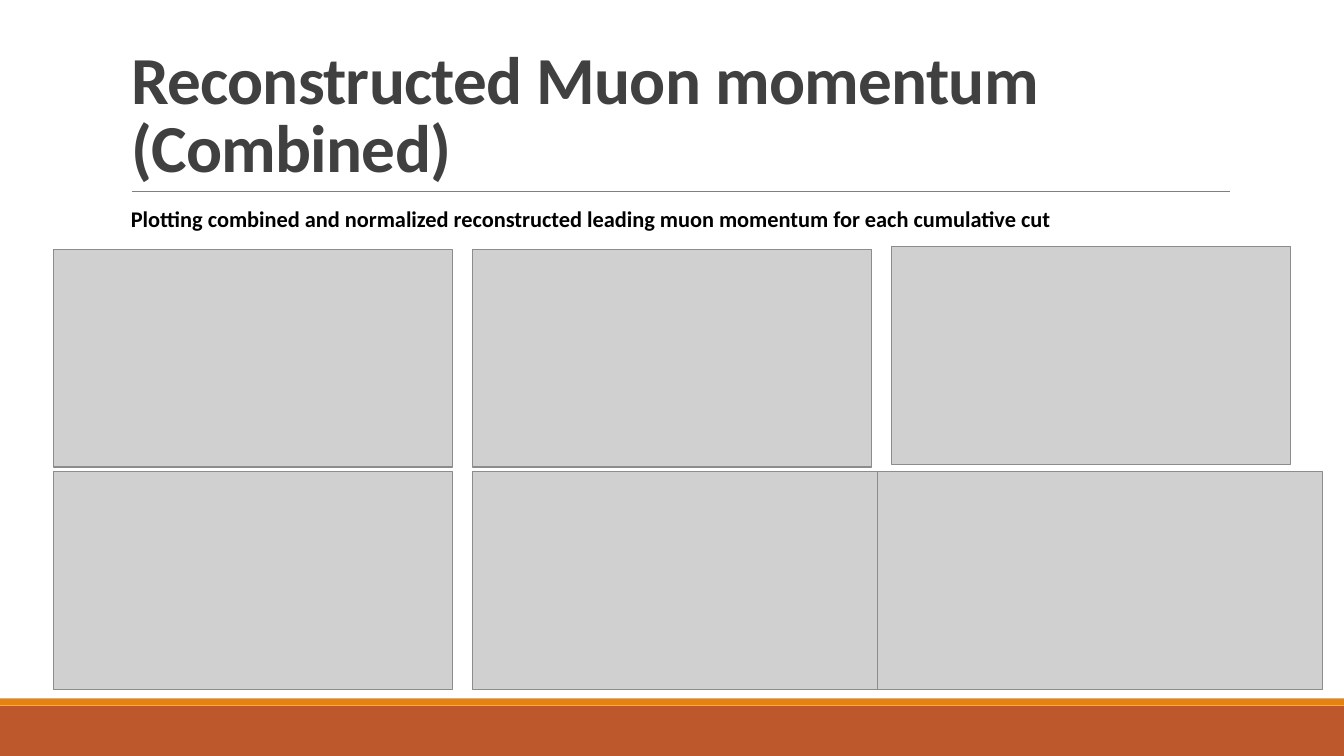
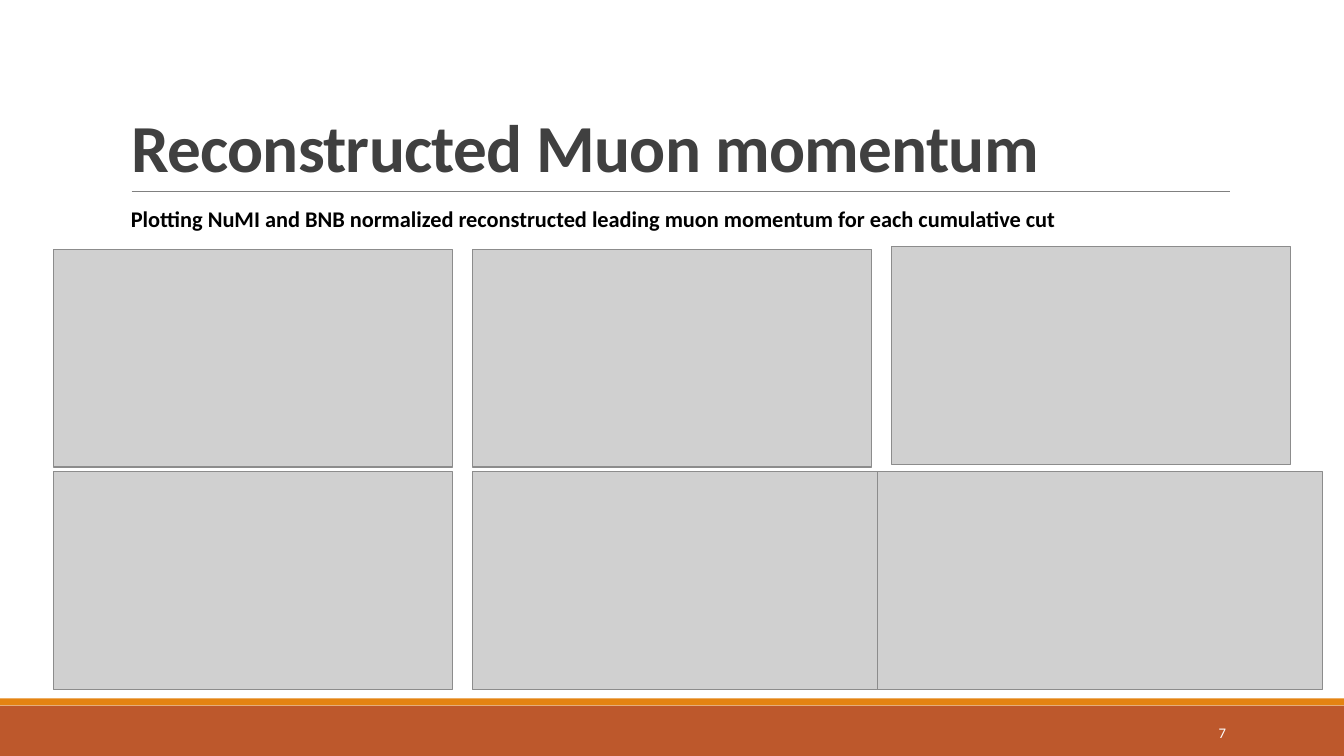
Before and after one commit to jordongalaxy-max/FYP_PYTHON_REAL, a slide deck: slide 7 of Update_Slides/FYP_Weekly_Update_Slides_Muon_Analysis.pptx (slide 5 before the commit). Drawn at 1344x756 pixels with LibreOffice and Linux fonts; fonts in the diff are those of the drawing; grey boxes stand for pictures. Boxes give left, top, right and bottom in pixels: in the first picture for what was removed or moved away, otherwise in the second. Text is boxed around its words. In the diff, an @@ line names an element or a change of style, - is before the commit and + after.

```diff
--- a/Update_Slides/FYP_Weekly_Update_Slides_Muon_Analysis.pptx
+++ b/Update_Slides/FYP_Weekly_Update_Slides_Muon_Analysis.pptx
@@ title at (131, 125, 1039, 173): text changed @@
-Reconstructed Muon momentum (Combined)
+Reconstructed Muon momentum
@@ text at (131, 211, 1055, 231): text changed @@
-Plotting combined and normalized reconstructed leading muon momentum for each cumulative cut
+Plotting NuMI and BNB normalized reconstructed leading muon momentum for each cumulative cut
@@ page number added at (1219, 728, 1226, 738), 10.5 pt, text #FFFFFF @@
+7
```
Also in this commit, not shown: 1 other slide changed, 7 slides added, 6 slides removed, 4 other files.
